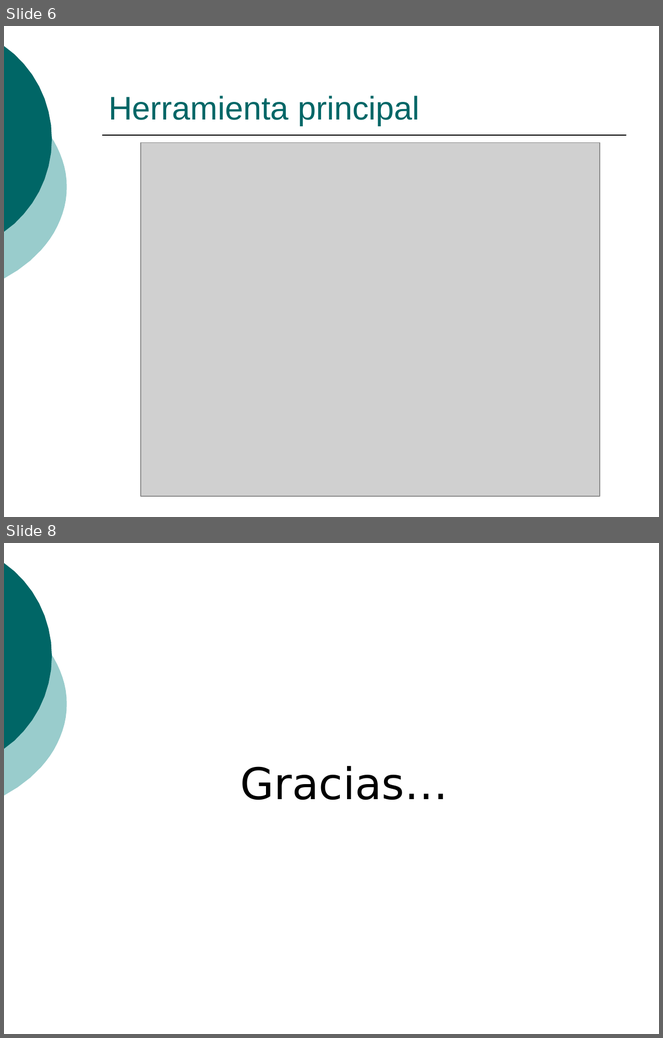
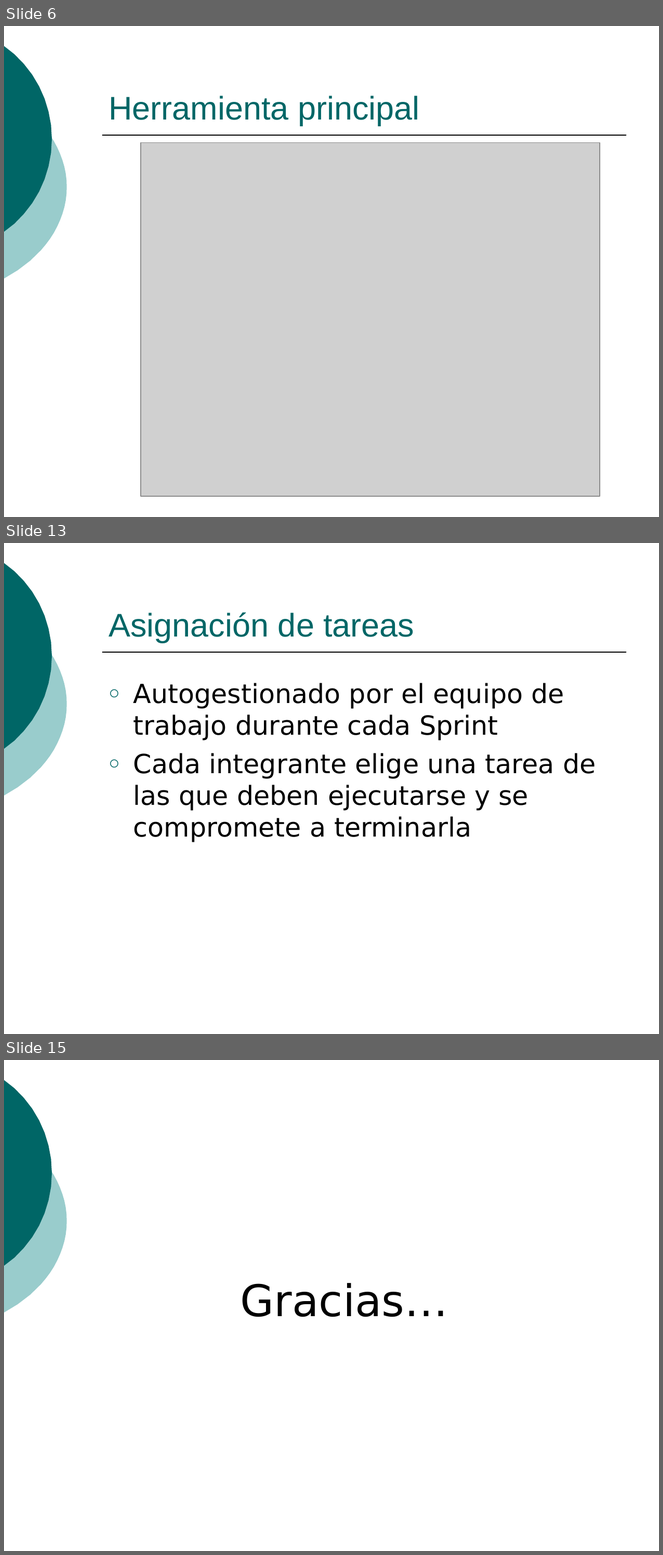
Before and after one commit to ingevy/taller-desarrollo-proyectos-ii-2do-2010, a slide deck: doc/presentaciones/Presentación inicial.ppt. Shown one above the other, each under a label of ours: slides 6 and 8 before the commit, slides 6, 13 and 15 after it; the slides between them are not shown. The pictures are 663x1038 and 663x1555 pixels, drawn with LibreOffice and Linux fonts; fonts in the diff are those of the drawing; grey boxes stand for pictures. Boxes give left, top, right and bottom in pixels: in the first picture for what was removed or moved away, otherwise in the second. Text is boxed around its words. In the diff, an @@ line names an element or a change of style, - is before the commit and + after.

```diff
--- a/doc/presentaciones/Presentación inicial.ppt
+++ b/doc/presentaciones/Presentación inicial.ppt
@@ slide 13 added at (4,543,659,1034), background #FFFFFF; not listed: 3 template elements that a slide beside it also shows @@
@@ title added at (109,612,414,642), 36 pt, text #006666 @@
+Asignación de tareas
@@ text added at (133,683,596,843), 29 pt, text #000000 @@
+○ Autogestionado por el equipo de trabajo durante cada Sprint
+○ Cada integrante elige una tarea de las que deben ejecutarse y se compromete a terminarla
@@ what was slide 8 is now slide 15 @@
```
Also in this commit, not shown: 1 slide changed, 7 other slides added, 1 slide removed.
